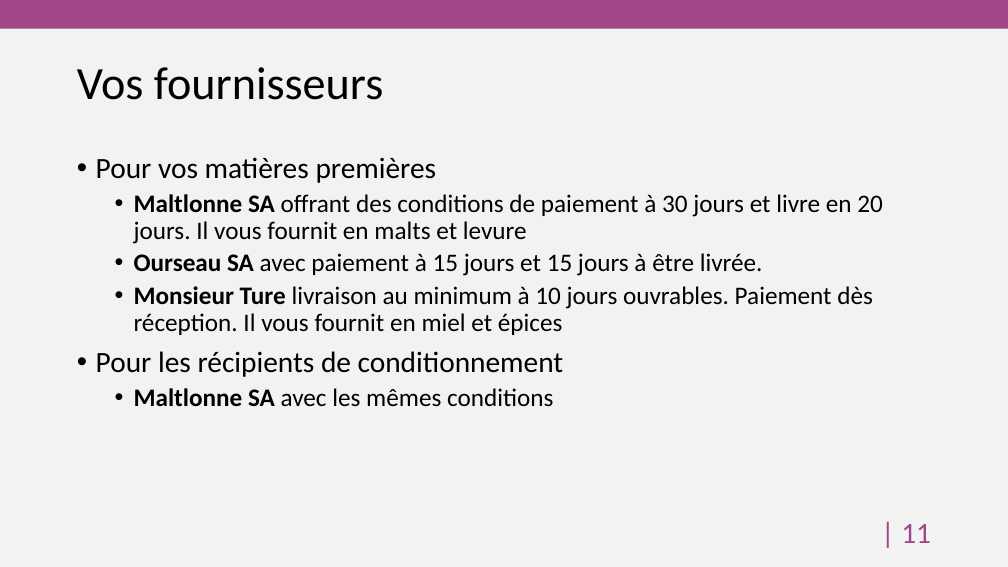
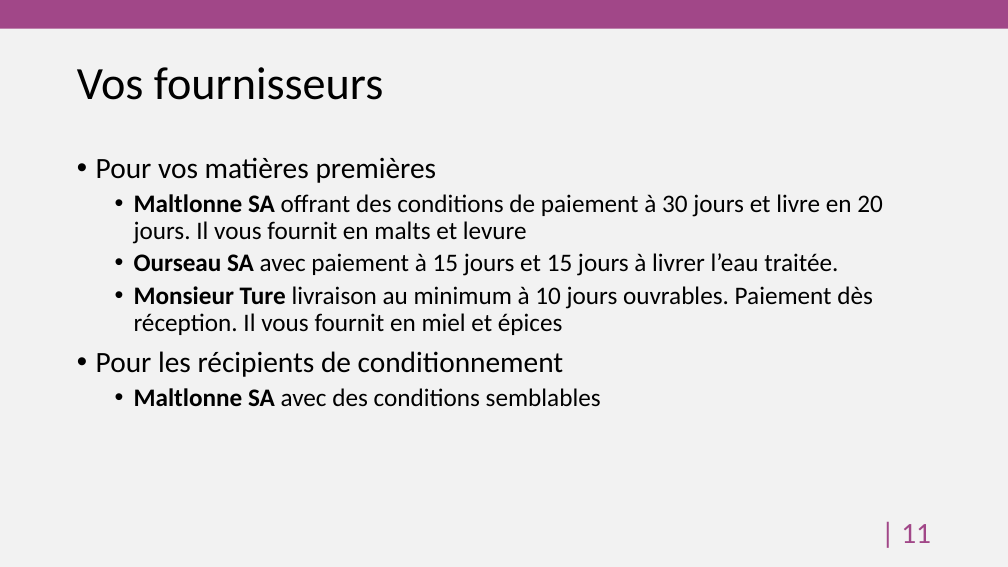
Before and after one commit to HEG-Arc/odoosim, a slide deck: slide 12 of BreweryAndCo.pptx. Drawn at 1008x567 pixels with LibreOffice and Linux fonts; fonts in the diff are those of the drawing; background and template pictures are left out. Boxes give left, top, right and bottom in pixels: in the first picture for what was removed or moved away, otherwise in the second. Text is boxed around its words. In the diff, an @@ line names an element or a change of style, - is before the commit and + after.

```diff
--- a/BreweryAndCo.pptx
+++ b/BreweryAndCo.pptx
@@ text at bbox=[134, 253, 838, 276]: text changed @@
-  • Ourseau SA avec paiement à 15 jours et 15 jours à être livrée.
+  • Ourseau SA avec paiement à 15 jours et 15 jours à livrer l’eau traitée.
@@ text at bbox=[134, 388, 601, 407]: text changed @@
-  • Maltlonne SA avec les mêmes conditions
+  • Maltlonne SA avec des conditions semblables
```
Also in this commit, not shown: 1 other slide changed, 1 other file.
